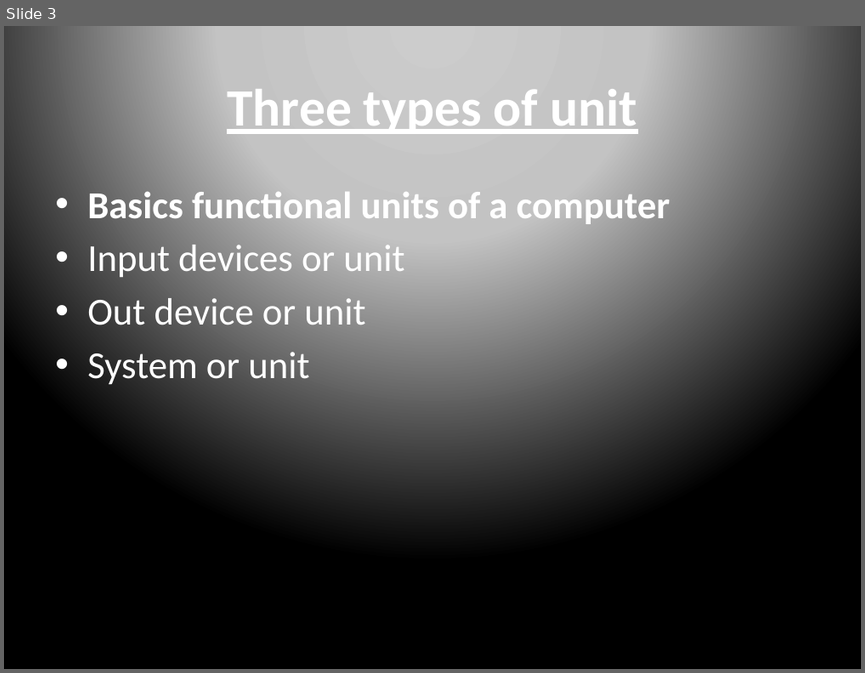
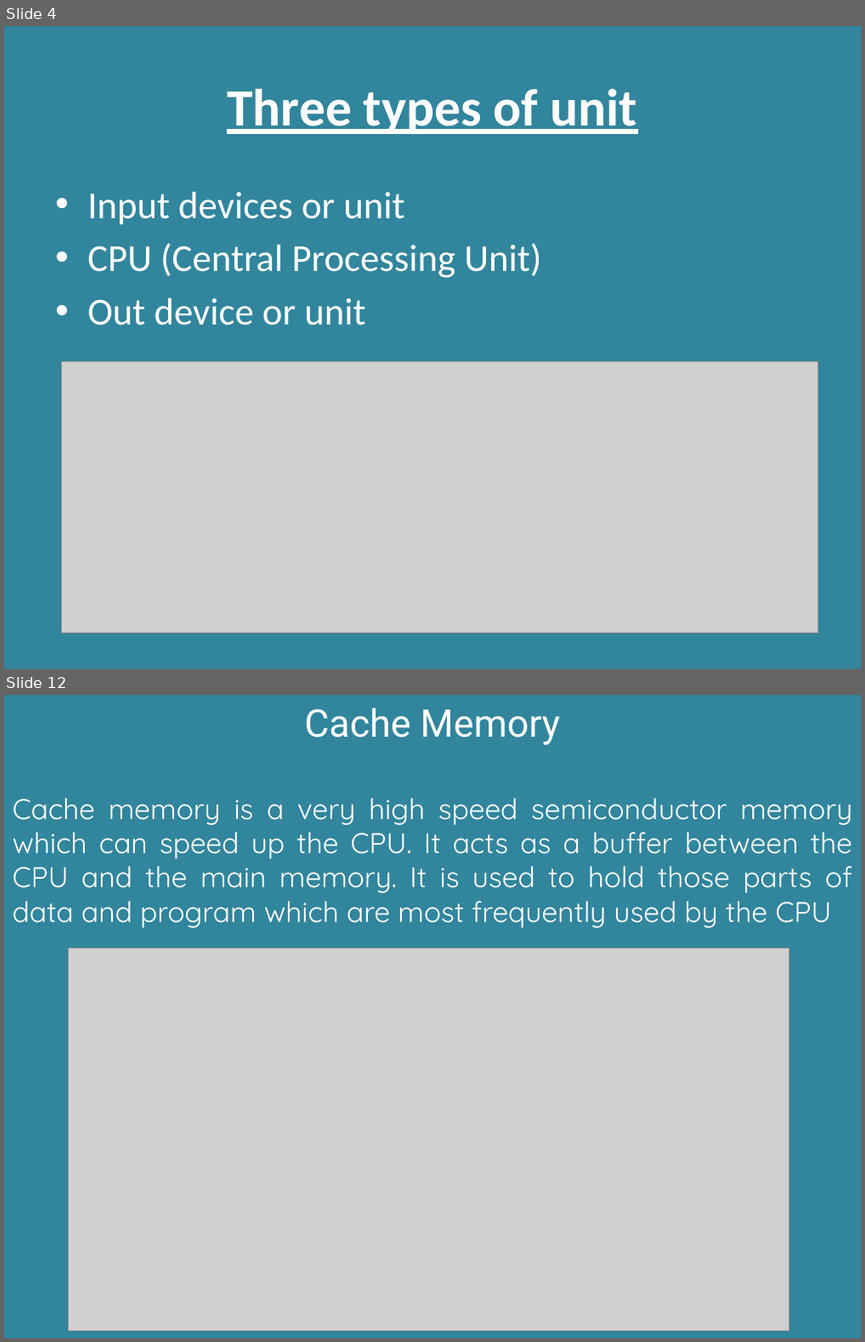
Before and after one commit to RashmivernekarN/keonics, a slide deck: Basics of computer/basic.pptx. Shown one above the other, each under a label of ours: slide 3 before the commit, slides 4 and 12 after it; the slides between them are not shown. The pictures are 865x673 and 865x1342 pixels, drawn with LibreOffice and Linux fonts; fonts in the diff are those of the drawing; grey boxes stand for pictures. Boxes give left, top, right and bottom in pixels: in the first picture for what was removed or moved away, otherwise in the second. Text is boxed around its words. In the diff, an @@ line names an element or a change of style, - is before the commit and + after.

```diff
--- a/Basics of computer/basic.pptx
+++ b/Basics of computer/basic.pptx
@@ slide 12 added at <box>4,695,861,1338</box>, background #31859C @@
@@ text added at <box>12,708,852,928</box>, 24 pt, text #FFFFFF @@
+Cache Memory
+Cache memory is a very high speed semiconductor memory which can speed up the CPU. It acts as a buffer between the CPU and the main memory. It is used to hold those parts of data and program which are most frequently used by the CPU
@@ picture added at <box>69,947,789,1330</box> @@
@@ what was slide 3 is now slide 4 @@
@@ slide 4 changed as well @@
@@ background gradient #CCCCCC to #C4C4C4 to #000000 to #31859C @@
@@ text at <box>87,191,670,228</box>: paragraph removed @@
-• Basics functional units of a computer
@@ text at <box>87,243,541,278</box>: paragraph added @@
+• CPU (Central Processing Unit)
@@ text at <box>87,352,309,384</box>: paragraph removed @@
-• System or unit
@@ picture added at <box>62,362,818,633</box> @@
```
Also in this commit, not shown: 4 other slides changed, 16 other slides added, 10 slides removed, 9 other files.
